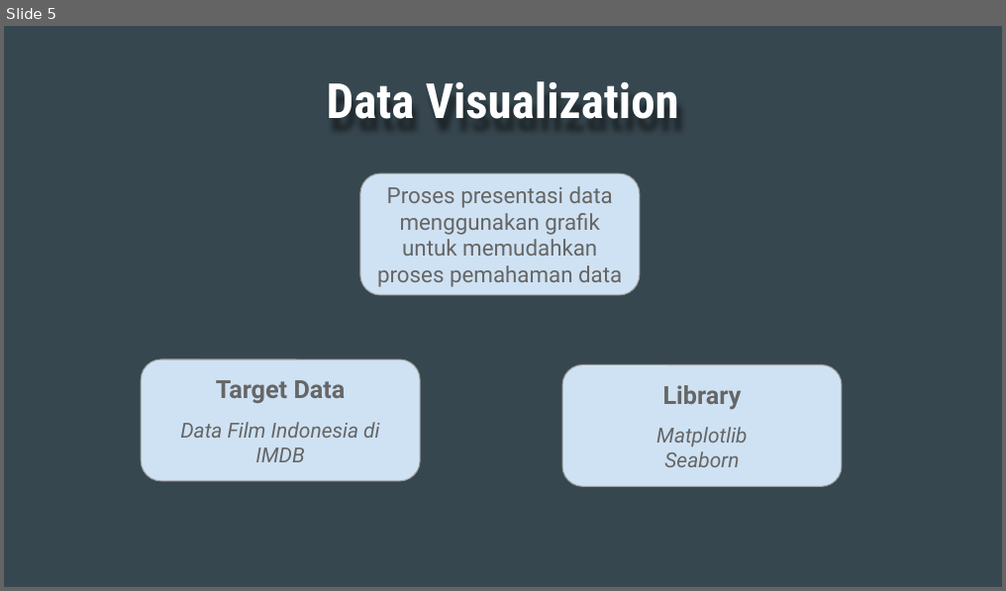
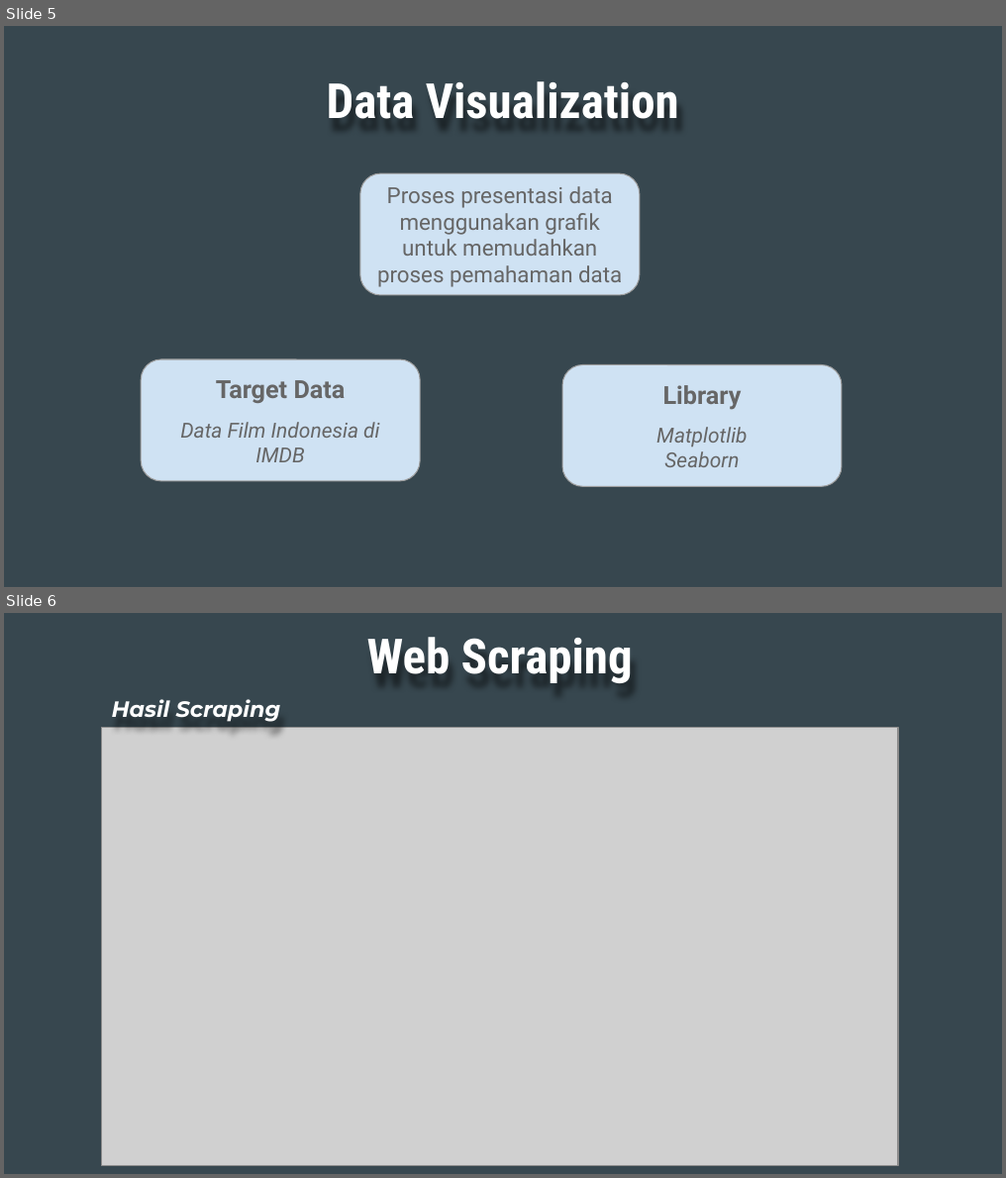
Before and after one commit to azizamir/DTS-Python-2021-Final-Project, a slide deck: Grup M_Slideshow.pptx. Shown one above the other, each under a label of ours: slide 5 before the commit, slides 5 and 6 after it. The pictures are 1006x591 and 1006x1178 pixels, drawn with LibreOffice and Linux fonts; fonts in the diff are those of the drawing; grey boxes stand for pictures. Boxes give left, top, right and bottom in pixels: in the first picture for what was removed or moved away, otherwise in the second. Text is boxed around its words. In the diff, an @@ line names an element or a change of style, - is before the commit and + after.

```diff
--- a/Grup M_Slideshow.pptx
+++ b/Grup M_Slideshow.pptx
@@ slide 6 added at [4, 613, 1002, 1174], background #37474F @@
@@ title added at [367, 637, 633, 683], 35 pt, text #FFFFFF, bold @@
+Web Scraping
@@ title added at [112, 699, 280, 722], 16 pt, text #FFFFFF, bold, italic @@
+Hasil Scraping
@@ picture added at [102, 728, 898, 1165] @@
```
Also in this commit, not shown: 1 slide changed, 6 other slides added, 1 other file.
